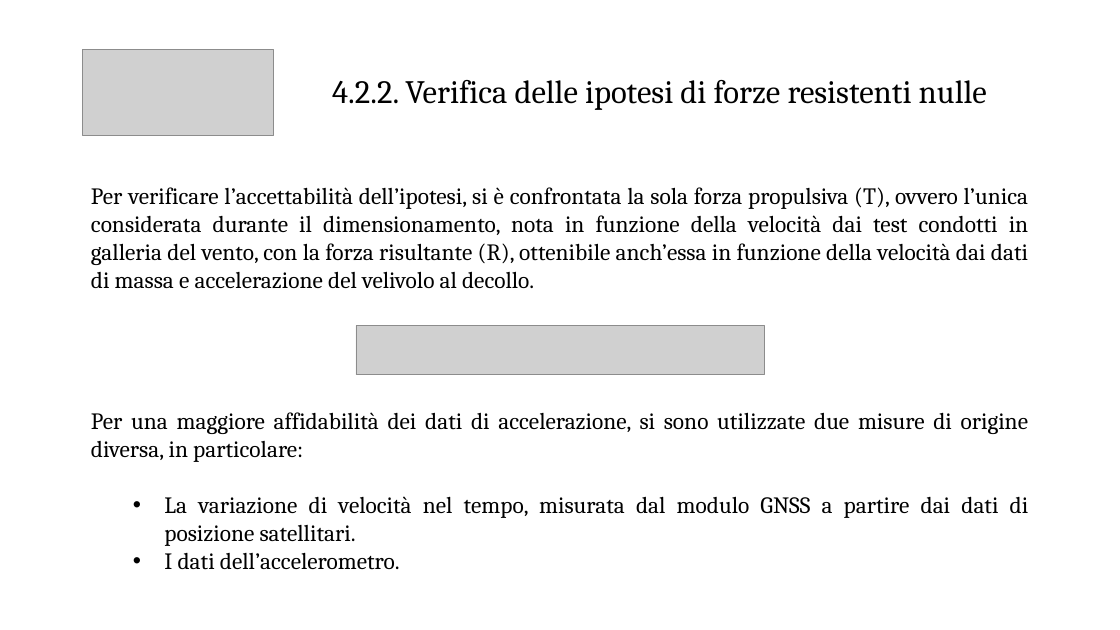
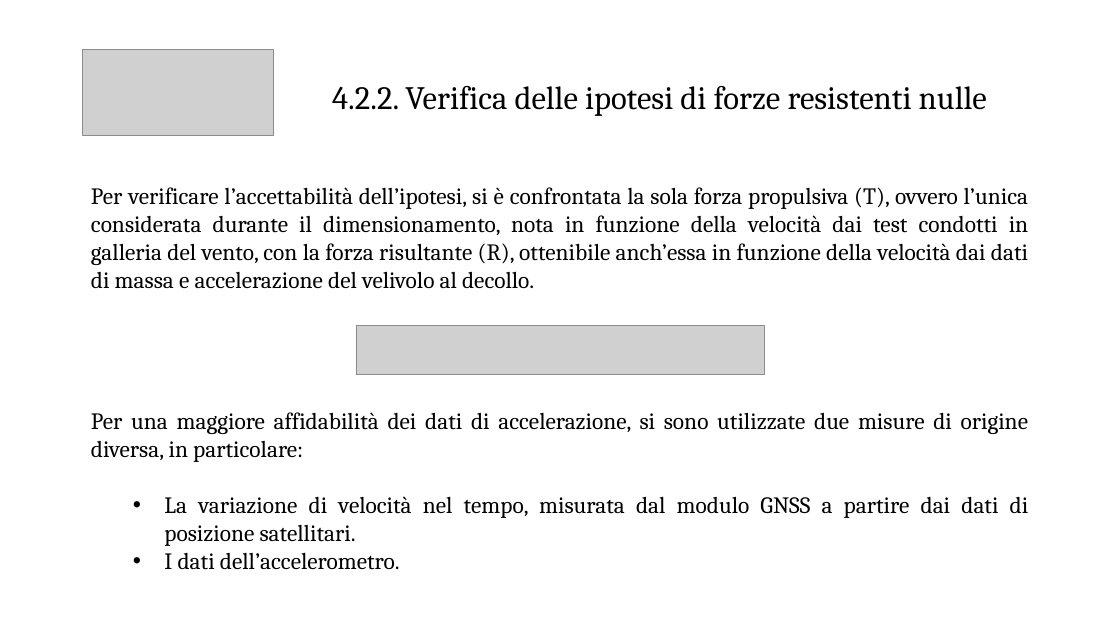
Before and after one commit to emanuele-cason/Tesi, a slide deck: slide 10 of Presentazione/Presentazione relazione.pptx. Drawn at 1120x630 pixels with LibreOffice and Linux fonts; fonts in the diff are those of the drawing; grey boxes stand for pictures. Boxes give left, top, right and bottom in pixels: in the first picture for what was removed or moved away, otherwise in the second. Text is boxed around its words. In the diff, an @@ line names an element or a change of style, - is before the commit and + after.

```diff
--- a/Presentazione/Presentazione relazione.pptx
+++ b/Presentazione/Presentazione relazione.pptx
@@ title "4.2.2. Verifica delle ipotesi di ..." moved from (x1=332, y1=80, x2=987, y2=110) to (x1=332, y1=86, x2=987, y2=116) @@
```
Also in this commit, not shown: 10 other slides changed, 2 other files.
